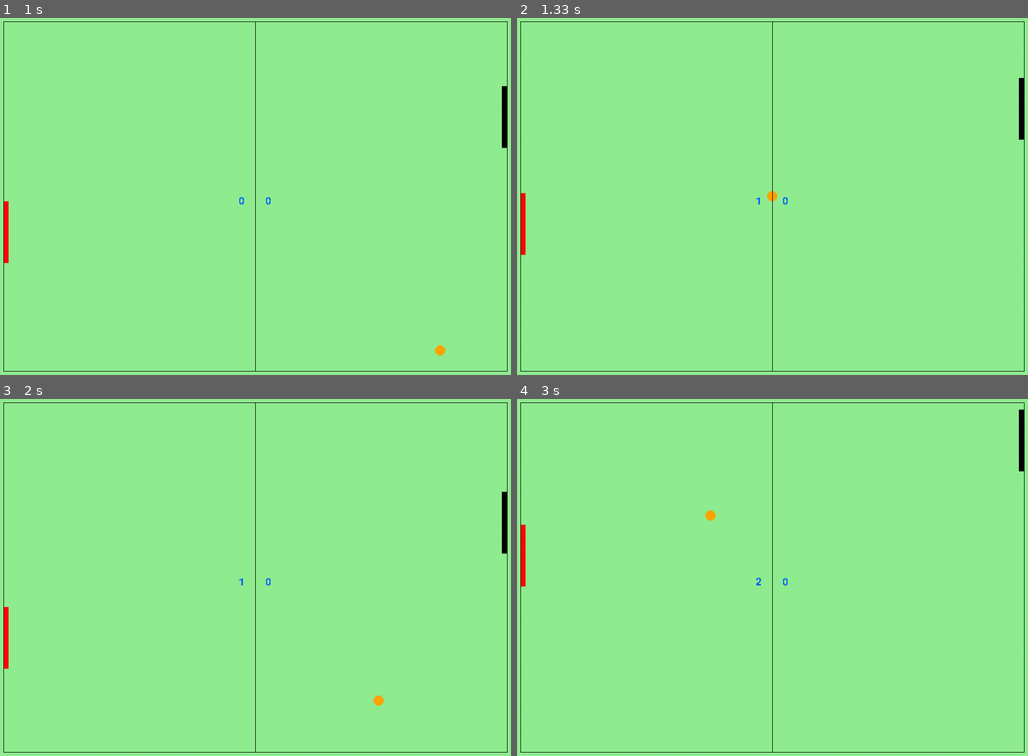
Above: before the commit, frames 1-4 (two rows, left to right).
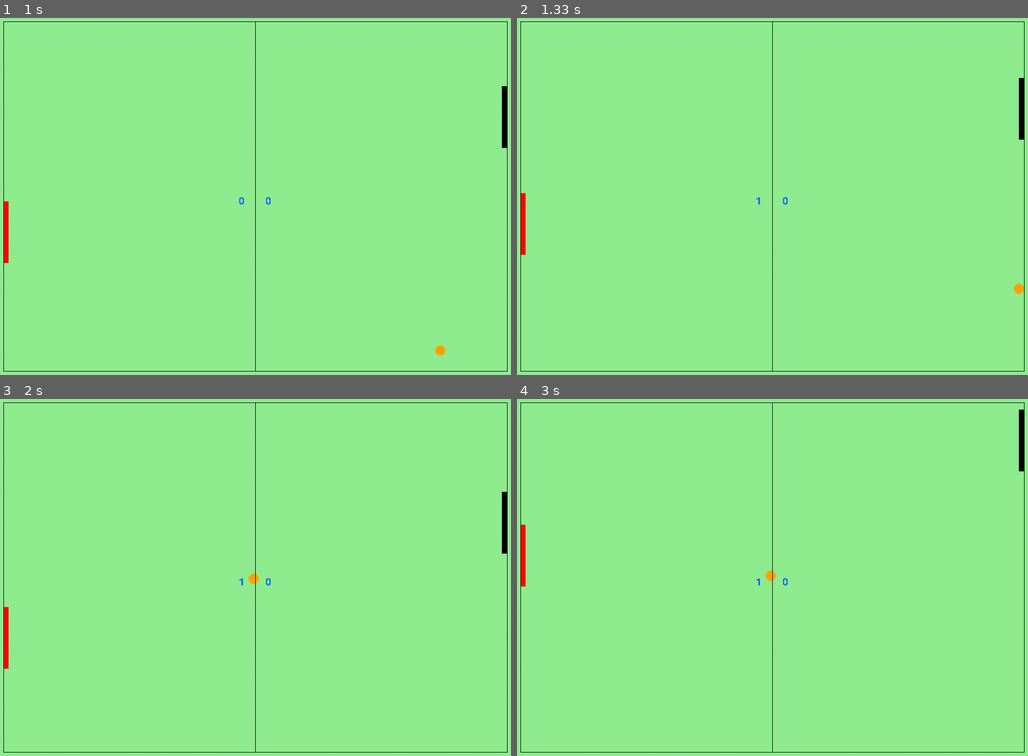
Above: after the commit, the same moments.

Repository: JAYAKANTHARUN/ping_pong_pygame
Game: pygame game, started from main.py
Same seed, same stepped clock (60 frames per second), same inputs: the game is played once before the commit and once after it.
Inputs:
- Up to frame 1 (1 s): hold Up 0.33-0.8 s; hold Down from 0.83 s (still down); hold S from 0.83 s (still down)
- Up to frame 2 (1.33 s): release Down at 1.13 s; release S at 1.13 s; hold Up from 1.17 s (still down); hold W from 1.17 s (still down)
- Up to frame 3 (2 s): release Up at 1.53 s; release W at 1.53 s; hold Down 1.57-1.93 s; hold S 1.57-1.93 s; hold Up from 1.97 s (still down); hold W from 1.97 s (still down)
- Up to frame 4 (3 s): release Up at 2.27 s; release W at 2.27 s; hold Down 2.3-2.6 s; hold S 2.3-2.6 s; hold Up from 2.63 s (still down); hold W from 2.63 s (still down)

Frame 1 is identical in both runs. In frame 2, less than 0.1% of the frame differs, in the area x 48-100%, y 48-78%; in frame 3, less than 0.1%; in frame 4, 0.1%, in the area x 36-51%, y 31-53%.

Commit message:
Updated timer

Diff:
--- a/main.py
+++ b/main.py
@@ -14,7 +14,7 @@
 
 #ball animation
 def ballanimation():
-    global ballspeedx,ballspeedy,player1score,player2score
+    global ballspeedx,ballspeedy,player1score,player2score,scoretime
 
     #speed
     ball.x+=ballspeedx
@@ -24,11 +24,14 @@
     if ball.top<=10 or ball.bottom>=screenheight-10:
         ballspeedy*=-1
     if ball.left<=10:
-        ballstart()
+        #ballstart()
         player2score+=1
+        scoretime=pygame.time.get_ticks()
     if ball.right>=screenwidth-10:
-        ballstart()
+        #ballstart()
         player1score+=1
+        scoretime=pygame.time.get_ticks()
+
 
     #collide with player
     if ball.colliderect(player1) or ball.colliderect(player2):
@@ -82,6 +85,9 @@
 player2score=0
 scorefont=pygame.font.Font("freesansbold.ttf",20)
 
+#score time
+scoretime=None
+
 #run the window
 while True:
     for event in pygame.event.get():
@@ -130,6 +136,9 @@
     pygame.draw.line(screen,linecolor,[screenwidth-10,10],[screenwidth-10,screenheight-10])
     pygame.draw.line(screen,linecolor,[screenwidth/2,10],[screenwidth/2,screenheight-10])
 
+    if scoretime:
+        ballstart()
+
     #displaying scores
     player1text=scorefont.render(f"{player1score}",False,scorecolor)
     screen.blit(player1text,(screenwidth/2-32,screenheight/2))
